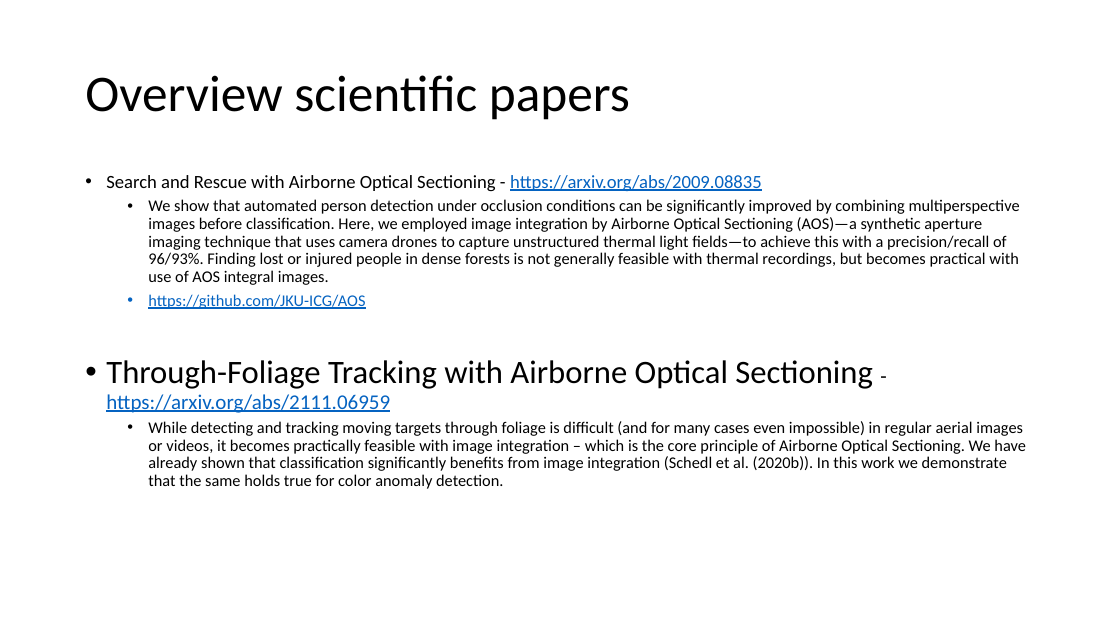
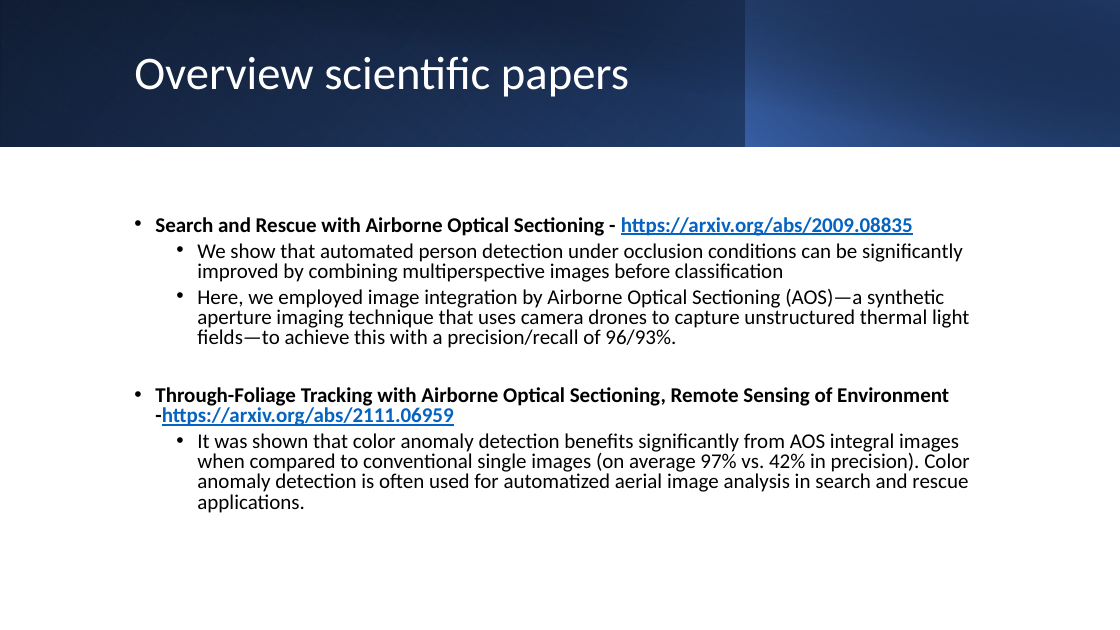
Before and after one commit to Createdd/computervision_ue, a slide deck: slide 4 of present1.pptx. Drawn at 1120x630 pixels with LibreOffice and Linux fonts; fonts in the diff are those of the drawing. Boxes give left, top, right and bottom in pixels: in the first picture for what was removed or moved away, otherwise in the second. Text is boxed around its words. In the diff, an @@ line names an element or a change of style, - is before the commit and + after.

Commit message:
update slides

```diff
--- a/present1.pptx
+++ b/present1.pptx
@@ rectangle added at (0,0,1120,146), fill gradient #000000 to #2F5597 @@
@@ rectangle added at (0,0,746,146), fill gradient #4472C4 to #203864 @@
@@ rectangle added at (42,0,1120,147), fill gradient #000000 to #203864 @@
@@ title "Overview scientific papers": place and size @@
-title "Overview scientific papers" at (85,75,630,120)
+title "Overview scientific papers" at (134,56,629,97)
@@ title "Overview scientific papers" at (134,56,629,97): size 44 to 40 pt, text colour #000000 to #FFFFFF @@
@@ rectangle added at (745,0,1120,146), fill gradient #4472C4 to #000000 @@
@@ text "Search and Rescue with Airborne ...": place and size @@
-text "Search and Rescue with Airborne ..." at (106,175,1026,489)
+text "Search and Rescue with Airborne ..." at (155,217,969,513)
@@ text "Search and Rescue with Airborne ..." at (155,217,969,513): vertical alignment top to middle @@
@@ text at (155,217,913,236): size 16 to 18 pt, bold on in "Search and Rescue with Airborne Optical Sectioning ..."; line spacing 0.9 to 0.8 @@
@@ text at (155,243,969,513): text changed; size 14 to 18 pt @@
-  • We show that automated person detection under occlusion conditions can be significantly improved by combining multiperspective images before classification. Here, we employed image integration by Airborne Optical Sectioning (AOS)—a synthetic aperture imaging technique that uses camera drones to capture unstructured thermal light fields—to achieve this with a precision/recall of 96/93%. Finding lost or injured people in dense forests is not generally feasible with thermal recordings, but becomes practical with use of AOS integral images.
-  • https://github.com/JKU-ICG/AOS
-• Through-Foliage Tracking with Airborne Optical Sectioning - https://arxiv.org/abs/2111.06959
-  • While detecting and tracking moving targets through foliage is difficult (and for many cases even impossible) in regular aerial images or videos, it becomes practically feasible with image integration – which is the core principle of Airborne Optical Sectioning. We have already shown that classification significantly benefits from image integration (Schedl et al. (2020b)). In this work we demonstrate that the same holds true for color anomaly detection.
+  • We show that automated person detection under occlusion conditions can be significantly improved by combining multiperspective images before classification
+  • Here, we employed image integration by Airborne Optical Sectioning (AOS)—a synthetic aperture imaging technique that uses camera drones to capture unstructured thermal light fields—to achieve this with a precision/recall of 96/93%.
+• Through-Foliage Tracking with Airborne Optical Sectioning, Remote Sensing of Environment -https://arxiv.org/abs/2111.06959
+  • It was shown that color anomaly detection benefits significantly from AOS integral images when compared to conventional single images (on average 97% vs. 42% in precision). Color anomaly detection is often used for automatized aerial image analysis in search and rescue applications.
```
Also in this commit, not shown: 3 other slides changed, 2 slides added, 1 slide removed.
